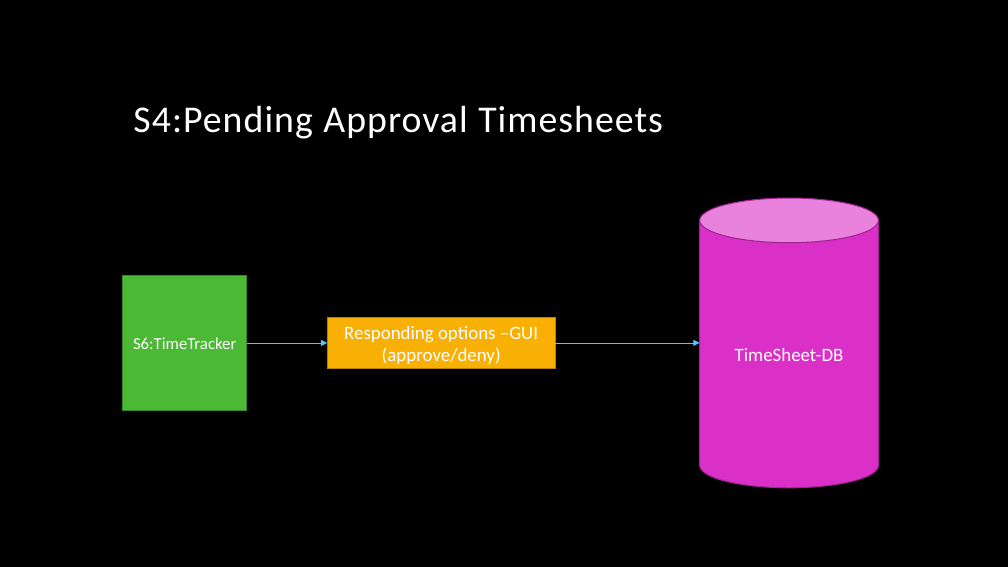
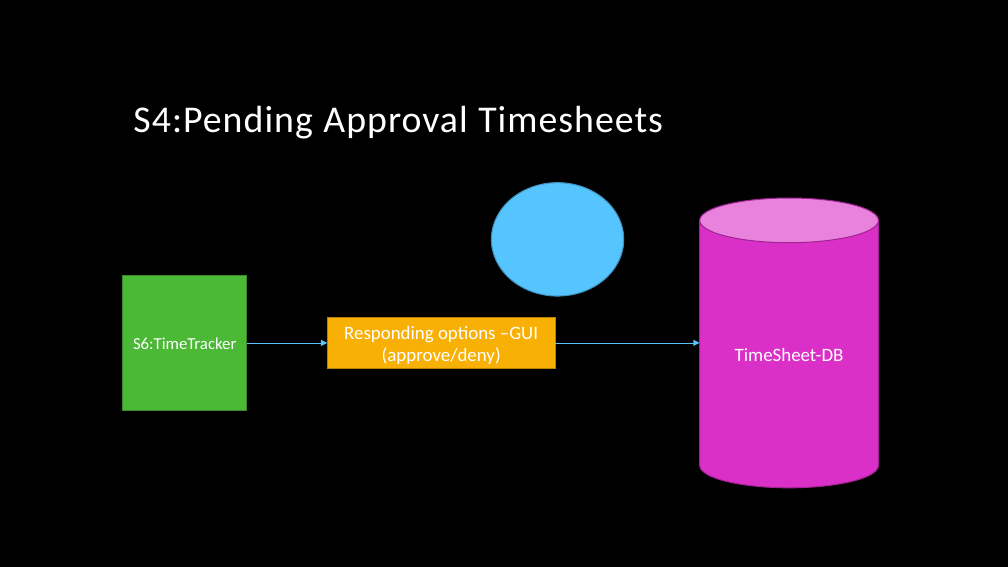
Before and after one commit to arnyboy101/InsemiTimeSheet, a slide deck: slide 5 of SubRoutine Diagrams/Notice Board.pptx. Drawn at 1008x567 pixels with LibreOffice and Linux fonts; fonts in the diff are those of the drawing; background and template pictures are left out. Boxes give left, top, right and bottom in pixels: in the first picture for what was removed or moved away, otherwise in the second. Text is boxed around its words. In the diff, an @@ line names an element or a change of style, - is before the commit and + after.

```diff
--- a/SubRoutine Diagrams/Notice Board.pptx
+++ b/SubRoutine Diagrams/Notice Board.pptx
@@ ellipse added at (492,183,624,296), fill #56C5FF, outline #4092BD 1 pt @@
```
Also in this commit, not shown: 5 other slides changed, 3 other files.
